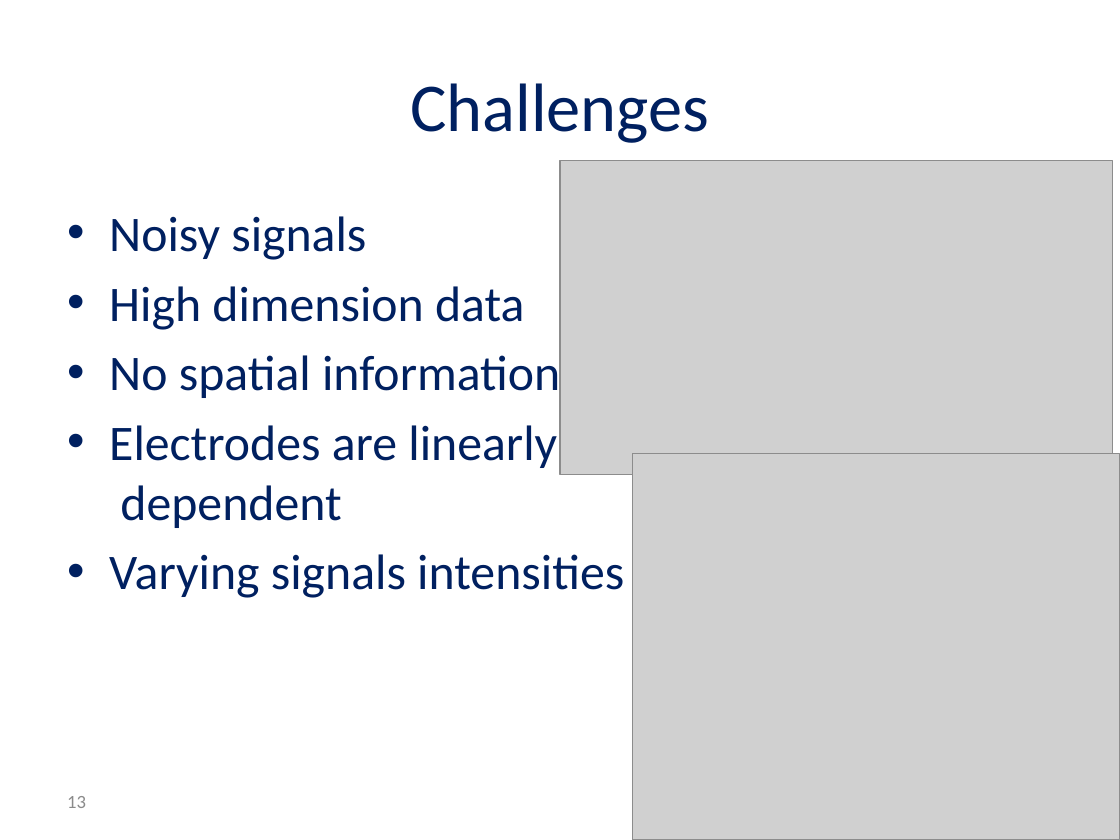
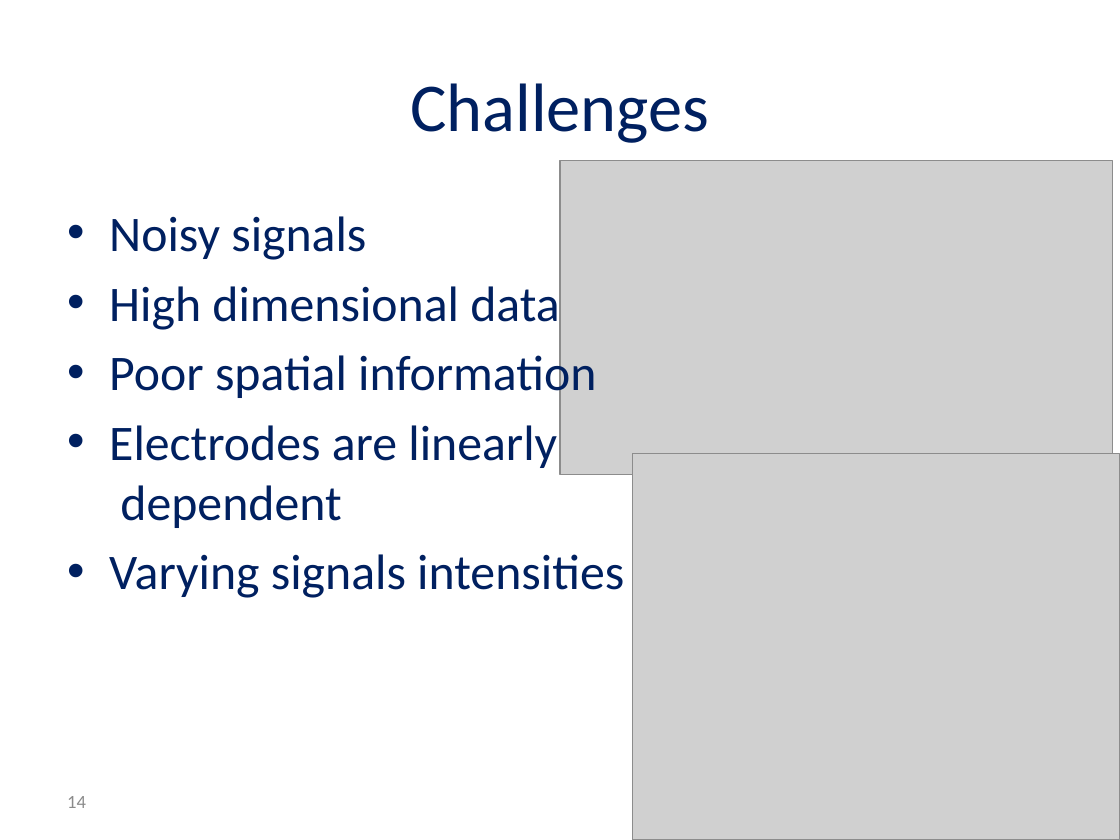
Before and after one commit to reggevlivney/BrainSway, a slide deck: slide 14 of Project_Midterm_Presentation.pptx (slide 13 before the commit). Drawn at 1120x840 pixels with LibreOffice and Linux fonts; fonts in the diff are those of the drawing; grey boxes stand for pictures; background and template pictures are left out. Boxes give left, top, right and bottom in pixels: in the first picture for what was removed or moved away, otherwise in the second. Text is boxed around its words. In the diff, an @@ line names an element or a change of style, - is before the commit and + after.

```diff
--- a/Project_Midterm_Presentation.pptx
+++ b/Project_Midterm_Presentation.pptx
@@ text at [109, 286, 596, 402]: text changed @@
-• High dimension data
-• No spatial information
+• High dimensional data
+• Poor spatial information
@@ page number at [67, 796, 86, 808]: text changed @@
-13
+14
```
Also in this commit, not shown: 7 other slides changed, 3 slides added, 1 slide removed, 1 other file.
